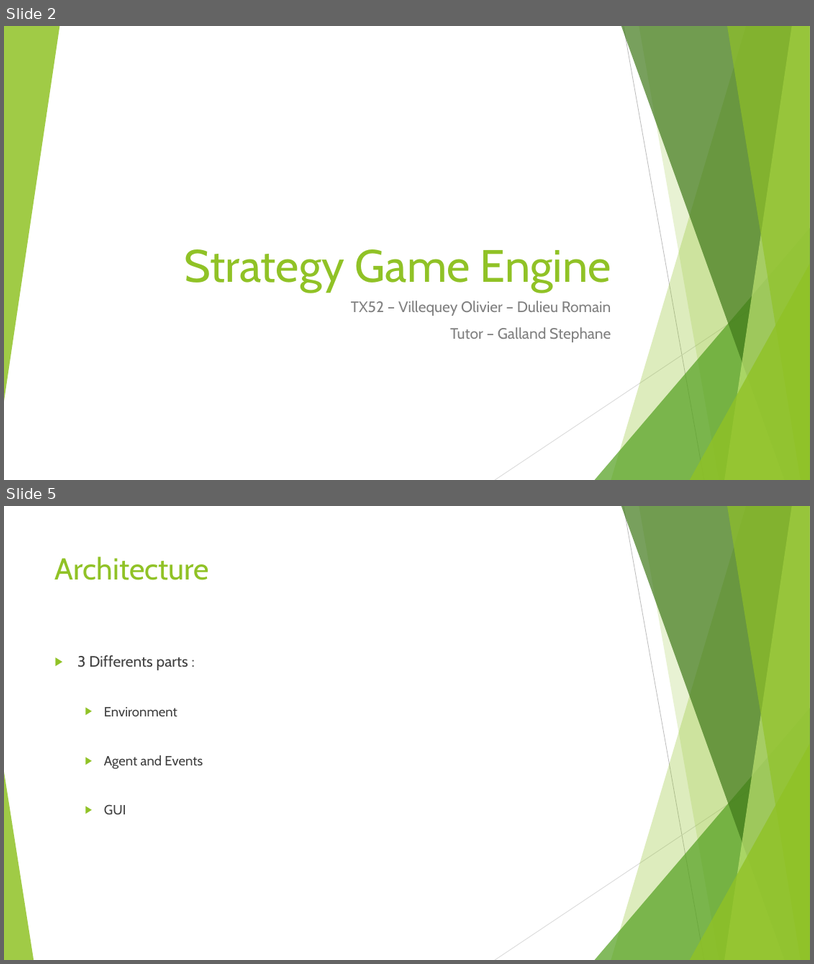
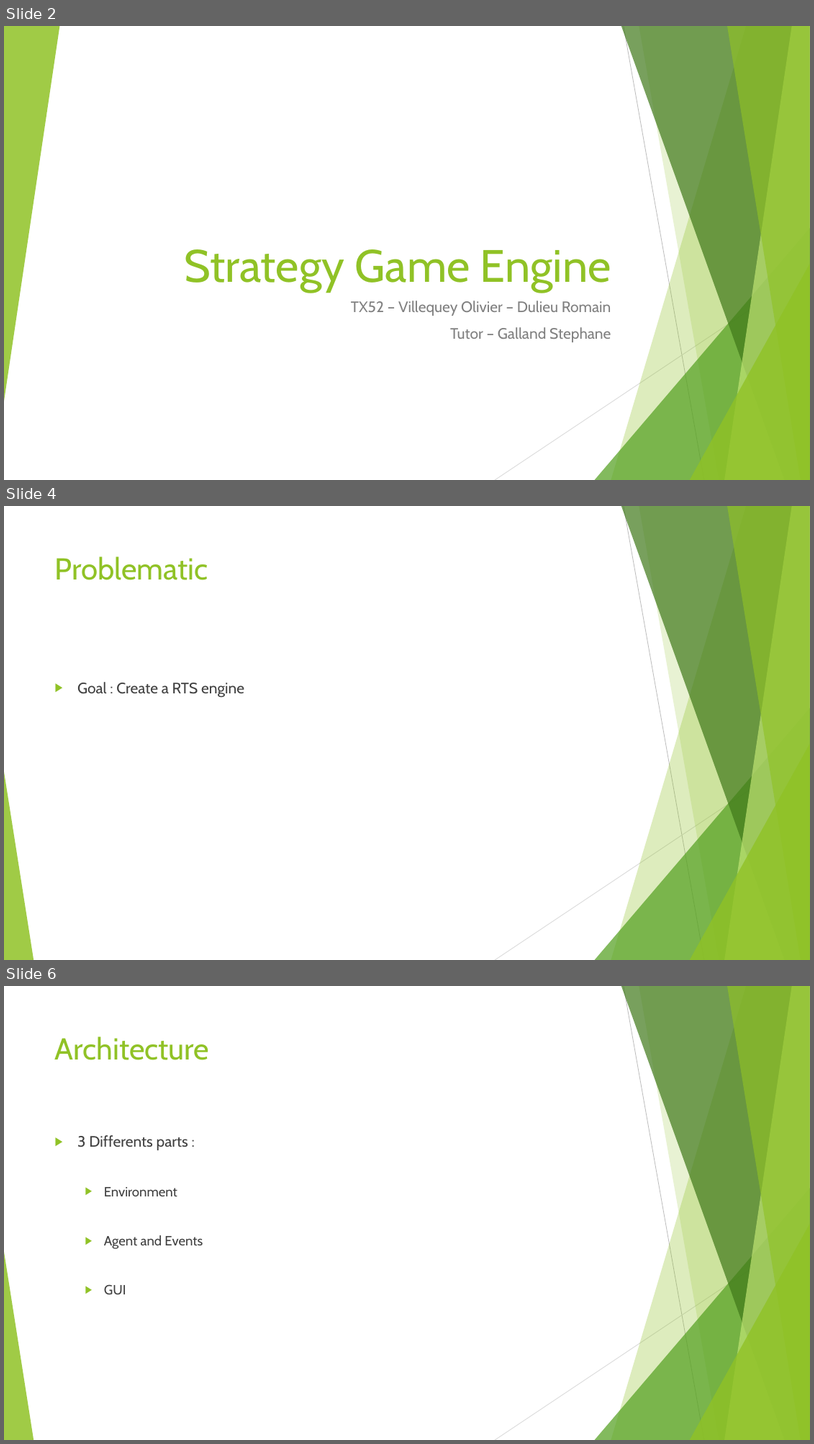
Before and after one commit to Olivier-aka-Raiden/TX52-StrategyGameEngine, a slide deck: Presentation.pptx. Shown one above the other, each under a label of ours: slides 2 and 5 before the commit, slides 2, 4 and 6 after it; the slides between them are not shown. The pictures are 814x964 and 814x1444 pixels, drawn with LibreOffice and Linux fonts; fonts in the diff are those of the drawing. Boxes give left, top, right and bottom in pixels: in the first picture for what was removed or moved away, otherwise in the second. Text is boxed around its words. In the diff, an @@ line names an element or a change of style, - is before the commit and + after.

```diff
--- a/Presentation.pptx
+++ b/Presentation.pptx
@@ slide 4 added at bbox=[4, 506, 810, 960], background #FFFFFF; not listed: 10 template elements that a slide beside it also shows @@
@@ title added at bbox=[55, 556, 208, 580], 36 pt, text #90C226 @@
+Problematic
@@ text added at bbox=[77, 682, 244, 697], 18 pt, text #404040 @@
+▶ Goal : Create a RTS engine
@@ what was slide 5 is now slide 6 @@
```
Also in this commit, not shown: 2 slides changed.
